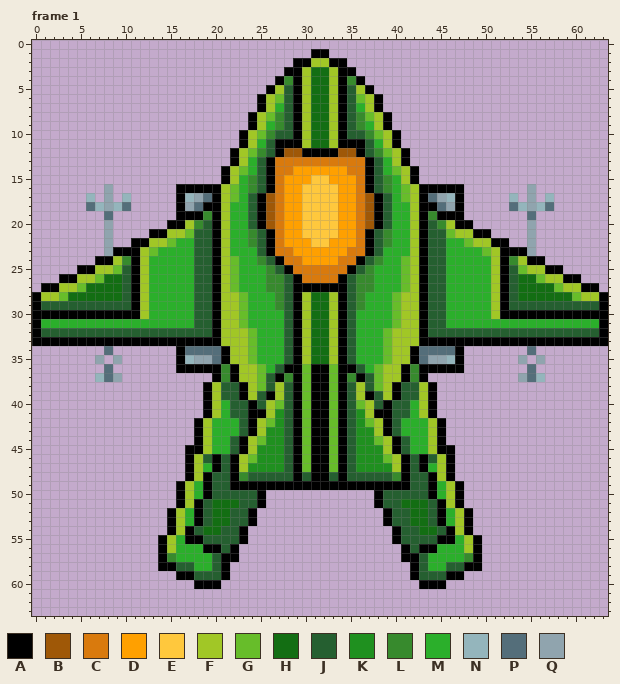
A pixel-art file gets an edit: Assets/Graphics/enemyship.ase. The first picture shows the starting point.
64x64 pixels, 2 frames. Colours within 5 levels of each other are drawn and written as one. Shown: frame 1. The commit also changed other frames, which this record leaves out.
Palette (. is transparent): A #000000  B #9f5807  C #d97a0d  D #ffa000  E #ffc83d  F #a1c726  G #67bd2a  H #136e13  J #255f30  K #1f901f  L #378a2d  M #2baf2b  N #94b5bc  P #546e7a  Q #90a4ae
After the commit:
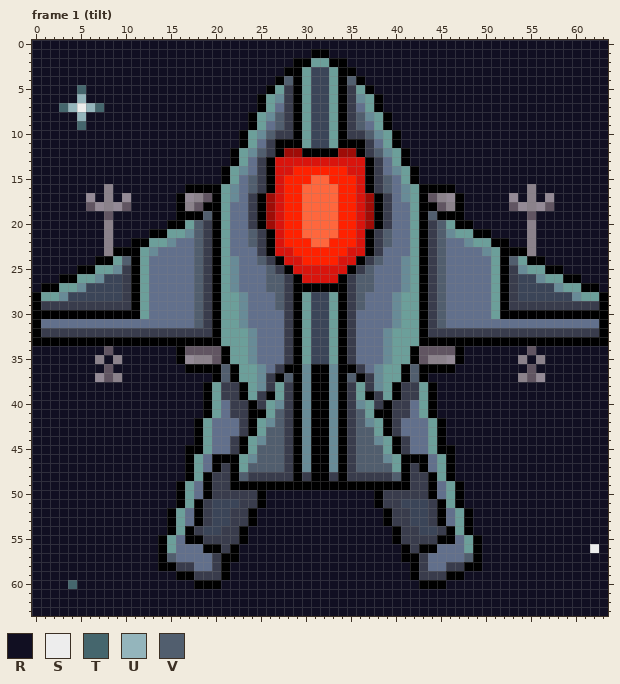
Colours new in this view: R #110f22  S #ededed  T #45666d  U #94b5bc  V #515e6e
Edits made:
layer "bg" now shown
layer "enemy02" now hidden
layer "enemy03" added
colour B: #9f5807 -> #9f0c07
colour C: #d97a0d -> #d9140d
colour D: #ffa000 -> #ff2100
colour E: #ffc83d -> #ff673d
colour F: #a1c726 -> #6c9f9a
colour G: #67bd2a -> #688b97
colour H: #136e13 -> #3b4558
colour J: #255f30 -> #393c4c
colour M: #2baf2b -> #62708c
colour N: #94b5bc -> #948a96
colour P: #546e7a -> #615562
colour Q: #90a4ae -> #8b828b
Changed rows in their new state; - is a pixel that keeps its letter.
Frame 1 (tilt):
first column x 0:
 0 RRRRRRRRRRRRRRRRRRRRRRRRRRRRRRRRRRRRRRRRRRRRRRRRRRRRRRRRRRRRRRRR
 1 RRRRRRRRRRRRRRRRRRRRRRRRRRRRRRR--RRRRRRRRRRRRRRRRRRRRRRRRRRRRRRR
 2 RRRRRRRRRRRRRRRRRRRRRRRRRRRRR------RRRRRRRRRRRRRRRRRRRRRRRRRRRRR
 3 RRRRRRRRRRRRRRRRRRRRRRRRRRRR--------RRRRRRRRRRRRRRRRRRRRRRRRRRRR
 4 RRRRRRRRRRRRRRRRRRRRRRRRRRR-V------V-RRRRRRRRRRRRRRRRRRRRRRRRRRR
 5 RRRRRTRRRRRRRRRRRRRRRRRRRR------------RRRRRRRRRRRRRRRRRRRRRRRRRR
 6 RRRRRURRRRRRRRRRRRRRRRRRR--------------RRRRRRRRRRRRRRRRRRRRRRRRR
 7 RRRTUSUTRRRRRRRRRRRRRRRRR--------------RRRRRRRRRRRRRRRRRRRRRRRRR
 8 RRRRRURRRRRRRRRRRRRRRRRR---V--------V---RRRRRRRRRRRRRRRRRRRRRRRR
 9 RRRRRTRRRRRRRRRRRRRRRRRR---V--------V---RRRRRRRRRRRRRRRRRRRRRRRR
10 RRRRRRRRRRRRRRRRRRRRRRR---V----------V---RRRRRRRRRRRRRRRRRRRRRRR
11 RRRRRRRRRRRRRRRRRRRRRRR------------------RRRRRRRRRRRRRRRRRRRRRRR
12 RRRRRRRRRRRRRRRRRRRRRR---V------------V---RRRRRRRRRRRRRRRRRRRRRR
13 RRRRRRRRRRRRRRRRRRRRRR--------------------RRRRRRRRRRRRRRRRRRRRRR
14 RRRRRRRRRRRRRRRRRRRRR----------------------RRRRRRRRRRRRRRRRRRRRR
15 RRRRRRRRRRRRRRRRRRRRR---V--------------V---RRRRRRRRRRRRRRRRRRRRR
16 RRRRRRRR-RRRRRRRR-------V--------------V-------RRRRRRRR-RRRRRRRR
17 RRRRRR-R-R-RRRRR--------------------------------RRRRR-R-R-RRRRRR
18 RRRRRR-----RRRRR--------------------------------RRRRR-----RRRRRR
19 RRRRRRRR-RRRRRRR---V------------------------V---RRRRRRR-RRRRRRRR
20 RRRRRRRR-RRRRRR---V--------------------------V---RRRRRR-RRRRRRRR
21 RRRRRRRR-RRRR-----V-----V--------------V-----V-----RRRR-RRRRRRRR
22 RRRRRRRR-RR-------V-----V--------------V-----V-------RR-RRRRRRRR
23 RRRRRRRR----------V--------------------------V----------RRRRRRRR
24 RRRRRRR---V-------V------V------------V------V-------V---RRRRRRR
25 RRRRR-------------V-------V----------V-------V-------------RRRRR
26 RRR---------------V-------VV--------VV-------V---------------RRR
27 R-----------------V-------VV--------VV-------V-----------------R
28 ------------------V--------V--------V--------V------------------
29 ------------------V--------V--------V--------V------------------
30 ------------------V--------------------------V------------------
31 ------------------V--------------------------V------------------
34 RRRRRRRR-RRRRRRR--------------------------------RRRRRRR-RRRRRRRR
35 RRRRRRR-R-RRRRRR--------------------------------RRRRRR-R-RRRRRRR
36 RRRRRRRR-RRRRRRRR----V--------------------V----RRRRRRRR-RRRRRRRR
37 RRRRRRR---RRRRRRRRRR-V------V------V------V-RRRRRRRRRR---RRRRRRR
38 RRRRRRRRRRRRRRRRRRR--------------------------RRRRRRRRRRRRRRRRRRR
39 RRRRRRRRRRRRRRRRRRR--------------------------RRRRRRRRRRRRRRRRRRR
40 RRRRRRRRRRRRRRRRRRR--------------------------RRRRRRRRRRRRRRRRRRR
41 RRRRRRRRRRRRRRRRRRR--------V--------V--------RRRRRRRRRRRRRRRRRRR
42 RRRRRRRRRRRRRRRRRR---------V--------V---------RRRRRRRRRRRRRRRRRR
43 RRRRRRRRRRRRRRRRRR--------VV--------VV--------RRRRRRRRRRRRRRRRRR
44 RRRRRRRRRRRRRRRRRR--------VV--------VV--------RRRRRRRRRRRRRRRRRR
45 RRRRRRRRRRRRRRRRR--------VVV--------VVV--------RRRRRRRRRRRRRRRRR
46 RRRRRRRRRRRRRRRRR--M-A---VVV--------VVV---A-M--RRRRRRRRRRRRRRRRR
47 RRRRRRRRRRRRRRRRR-------VVVV--------VVVV-------RRRRRRRRRRRRRRRRR
48 RRRRRRRRRRRRRRRRR------V----------------V------RRRRRRRRRRRRRRRRR
49 RRRRRRRRRRRRRRRR--------------------------------RRRRRRRRRRRRRRRR
50 RRRRRRRRRRRRRRRR----------RRRRRRRRRRRR----------RRRRRRRRRRRRRRRR
51 RRRRRRRRRRRRRRRR----------RRRRRRRRRRRR----------RRRRRRRRRRRRRRRR
52 RRRRRRRRRRRRRRR----------RRRRRRRRRRRRRR----------RRRRRRRRRRRRRRR
53 RRRRRRRRRRRRRRR----------RRRRRRRRRRRRRR----------RRRRRRRRRRRRRRR
54 RRRRRRRRRRRRRRR---------RRRRRRRRRRRRRRRR---------RRRRRRRRRRRRRRR
55 RRRRRRRRRRRRRR----------RRRRRRRRRRRRRRRR----------RRRRRRRRRRRRRR
56 RRRRRRRRRRRRRR---------RRRRRRRRRRRRRRRRRR---------RRRRRRRRRRRRSR
57 RRRRRRRRRRRRRR-V-------RRRRRRRRRRRRRRRRRR-------V-RRRRRRRRRRRRRR
58 RRRRRRRRRRRRRR--------RRRRRRRRRRRRRRRRRRRR--------RRRRRRRRRRRRRR
59 RRRRRRRRRRRRRRRR------RRRRRRRRRRRRRRRRRRRR------RRRRRRRRRRRRRRRR
60 RRRRTRRRRRRRRRRRRR---RRRRRRRRRRRRRRRRRRRRRR---RRRRRRRRRRRRRRRRRR
61 RRRRRRRRRRRRRRRRRRRRRRRRRRRRRRRRRRRRRRRRRRRRRRRRRRRRRRRRRRRRRRRR
62 RRRRRRRRRRRRRRRRRRRRRRRRRRRRRRRRRRRRRRRRRRRRRRRRRRRRRRRRRRRRRRRR
63 RRRRRRRRRRRRRRRRRRRRRRRRRRRRRRRRRRRRRRRRRRRRRRRRRRRRRRRRRRRRRRRR
